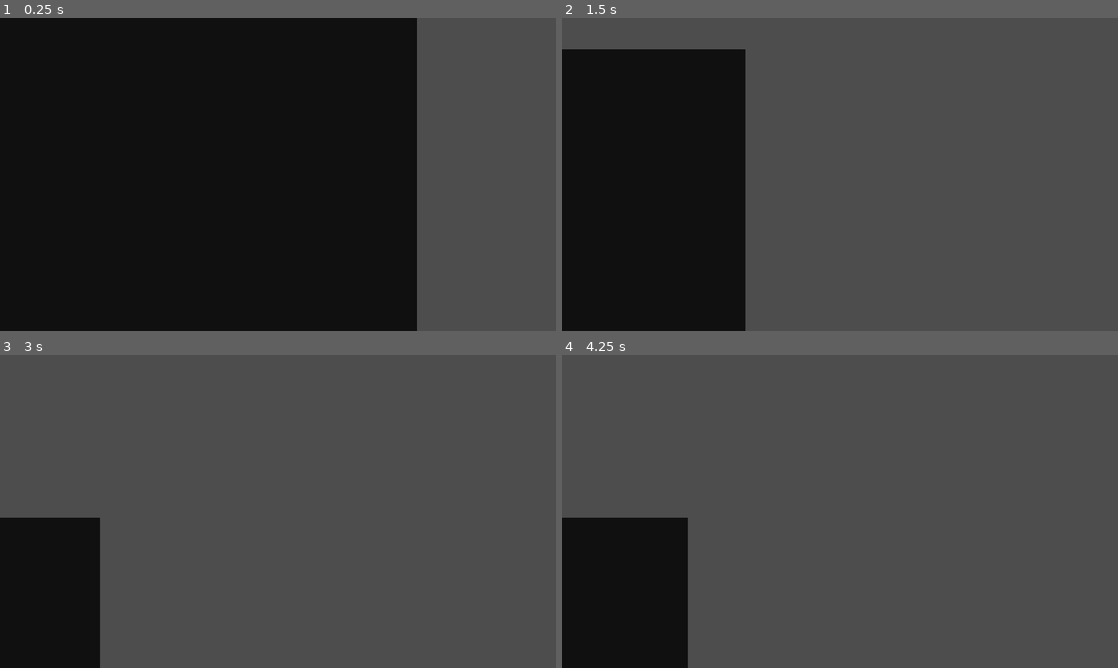
Above: before the commit, frames 1-4 (two rows, left to right).
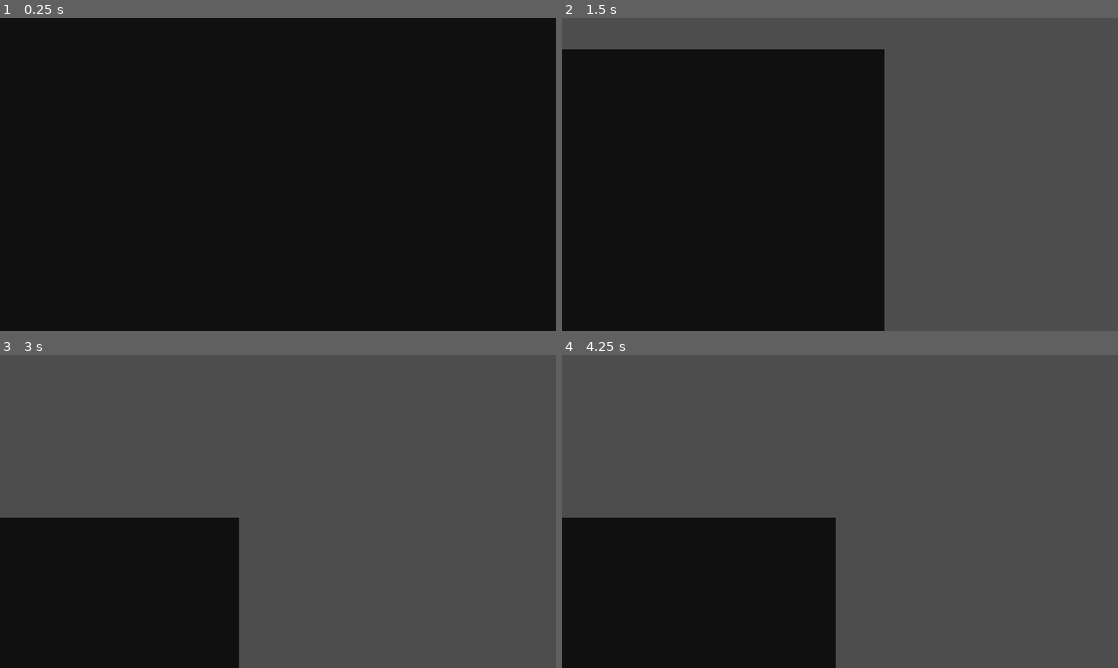
Above: after the commit, the same moments.

Repository: P3NG00/ConwaysGameOfLife_Godot
Game: Godot game, scene res://main.tscn
Same seed, same stepped clock (60 frames per second), same inputs: the game is played once before the commit and once after it.
Inputs (mouse positions are in pixels of both pictures, inside the frame that each line leads up to):
- Up to frame 1 (0.25 s): no input
- Up to frame 2 (1.5 s): tap Enter at 0.5 s; move the mouse to (962, 158) at 0.52 s; hold Right mouse button (cgol_drag_view) 0.53-1.28 s; tap Space (cgol_next_frame) at 1.25 s; move the mouse to (728, 190) at 1.27 s; right-click (728, 190) at 1.35 s
- Up to frame 3 (3 s): tap Enter at 2 s; move the mouse to (333, 442) at 2.02 s; hold Right mouse button (cgol_drag_view) 2.03-2.78 s; tap Space (cgol_next_frame) at 2.1, 2.75 s; move the mouse to (250, 574) at 2.77 s; click (250, 574) at 2.85 s
- Up to frame 4 (4.25 s): right-click (812, 574) at 3.05 s; tap Enter at 3.5 s; move the mouse to (1006, 558) at 3.52 s; hold Right mouse button (cgol_drag_view) from 3.53 s (still down); tap Mouse wheel up (cgol_zoom_in) at 3.6 s

The runs differ from the first frame. In frame 1, 25% of the frame differs, in the area x 75-100%, y 0-100%; in frame 2, 22%; in frame 3, 12%; in frame 4, 13%.

Commit message:
dynamic starting grid size

Diff:
--- a/main.gd
+++ b/main.gd
@@ -4,7 +4,7 @@
 
 # config
 const DEFAULT_CELL_SIZE: int = 16
-const DEFAULT_GRID_SIZE: Vector2i = Vector2i(60, 60)
+const DEFAULT_GRID_SIZE: Vector2i = Vector2i(80, 45)
 const COLOR_ACTIVE: Color = Color('#FFFFFF')
 const COLOR_INACTIVE: Color = Color('#101010')
 
@@ -22,7 +22,7 @@
 # display variables
 var cell_size: int = DEFAULT_CELL_SIZE
 var cell_draw_size: Vector2i = Vector2i(cell_size, cell_size)
-var cell_grid_size: Vector2i = DEFAULT_GRID_SIZE # TODO make size adjustable
+var cell_grid_size: Vector2i = DEFAULT_GRID_SIZE # TODO make manually adjustable
 var cell_grid_draw_size: Vector2i = cell_grid_size * cell_size
 
 # view drag variables
@@ -33,6 +33,11 @@
 # functions
 func get_mouse_position() -> Vector2i:
     return get_viewport().get_mouse_position()
+
+func adjust_grid_size_to_viewport() -> void:
+    # ceil to make sure the grid is always big enough to cover the viewport
+    cell_grid_size = (get_viewport_rect().size / cell_size).ceil()
+    cell_grid_draw_size = cell_grid_size * cell_size
 
 func create_cells() -> void:
     for x in cell_grid_size.x:
@@ -104,7 +109,6 @@
     mouse_drag_position_last = mpos
     queue_redraw()
 
-# call when 'cell_size' changes to recalculate dependent variables
 func adjust_cell_size(n: int) -> void:
     cell_size = max(1, cell_size + n)
     cell_draw_size = Vector2i(cell_size, cell_size)
@@ -131,9 +135,11 @@
 
 # godot
 func _ready() -> void:
+    adjust_grid_size_to_viewport()
     create_cells()
 
 func _process(_delta: float) -> void:
+    # TODO add play/pause
     # next frame
     if Input.is_action_just_pressed('cgol_next_frame'):
         next_frame()
